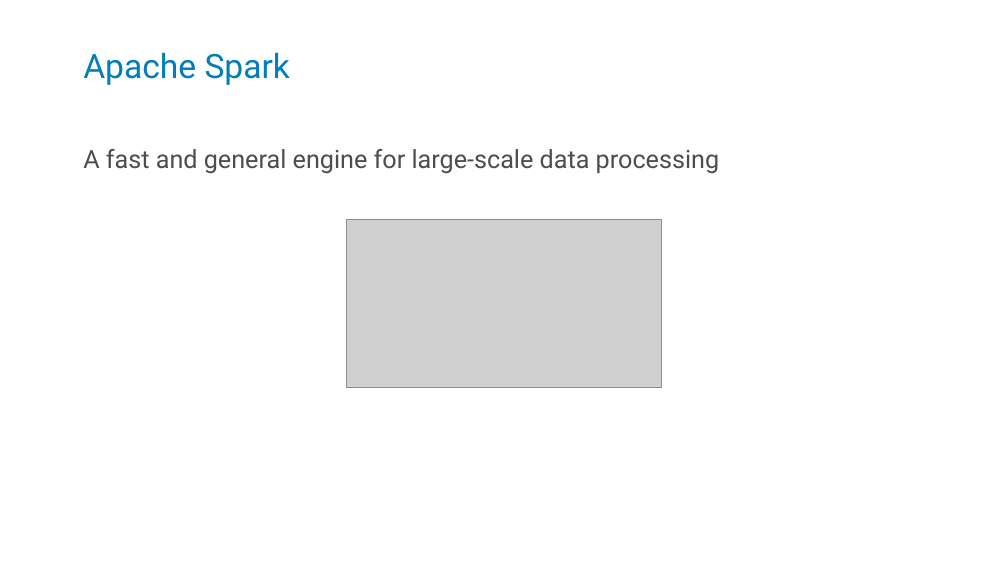
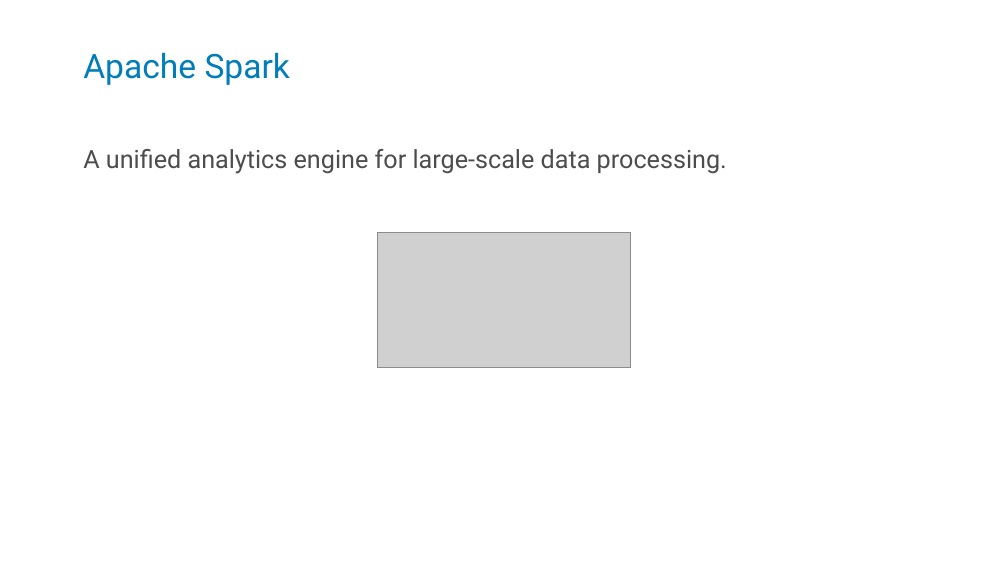
Before and after one commit to kstanaszek/SparkAndScalaInTandem, a slide deck: slide 4 of src/main/resources/slides.pptx (slide 2 before the commit). Drawn at 1008x567 pixels with LibreOffice and Linux fonts; fonts in the diff are those of the drawing; grey boxes stand for pictures. Boxes give left, top, right and bottom in pixels: in the first picture for what was removed or moved away, otherwise in the second. Text is boxed around its words. In the diff, an @@ line names an element or a change of style, - is before the commit and + after.

```diff
--- a/src/main/resources/slides.pptx
+++ b/src/main/resources/slides.pptx
@@ text at <box>83,149,727,174</box>: text changed @@
-A fast and general engine for large-scale data processing
+A unified analytics engine for large-scale data processing.
@@ picture: place and size @@
-picture at <box>347,220,662,387</box>
+picture at <box>378,233,631,367</box>
```
Also in this commit, not shown: 14 other slides changed, 2 slides added, 3 slides removed.
